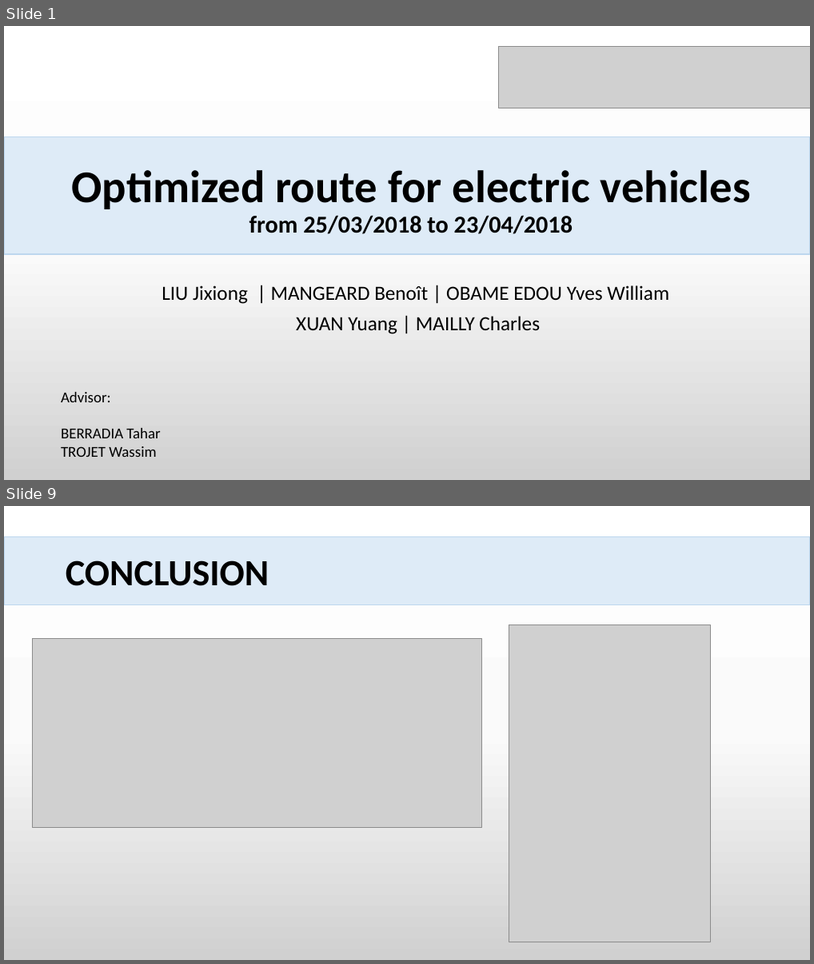
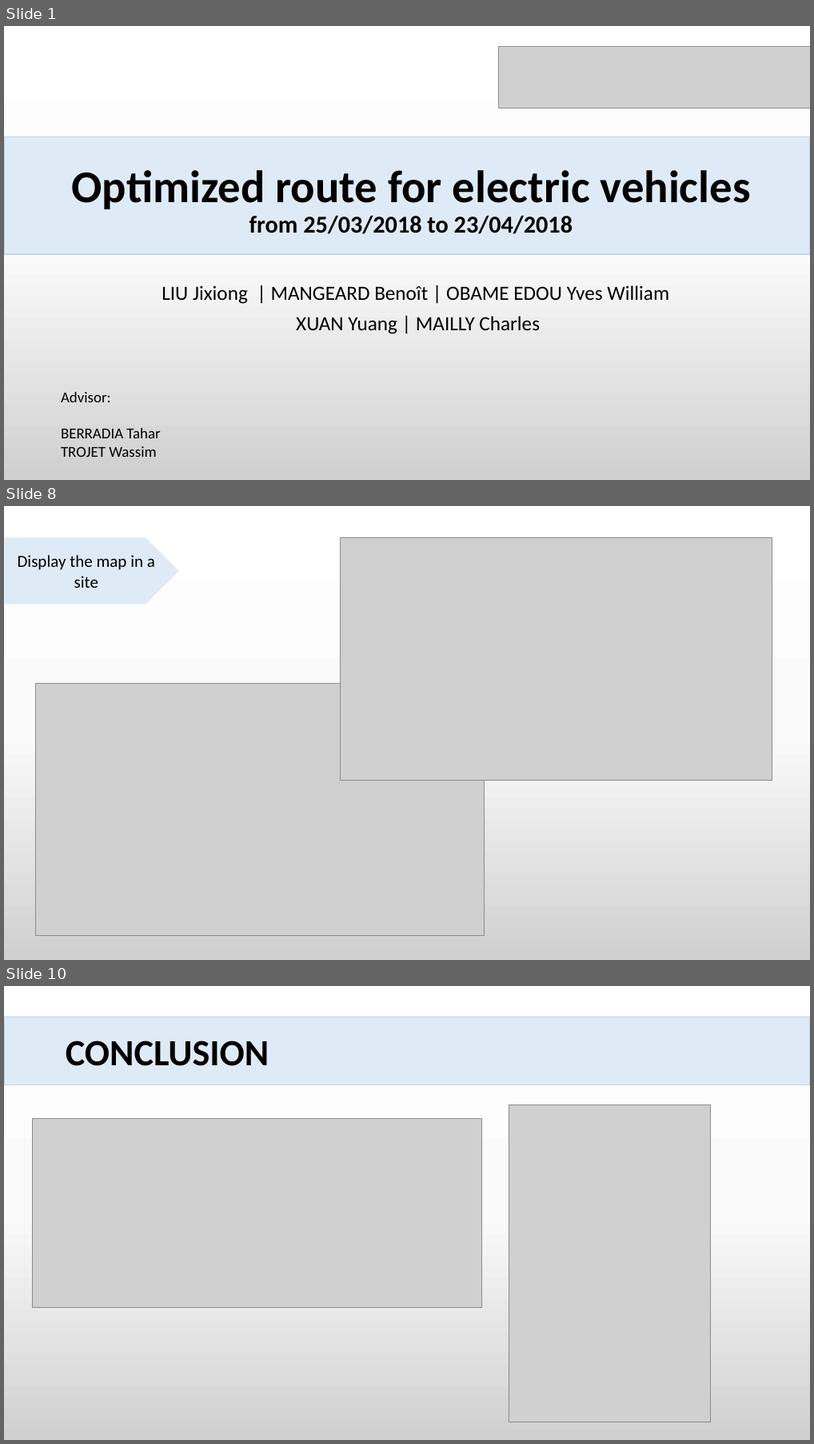
Before and after one commit to PS8-ItineraireOptimal/Documentation, a slide deck: presentation/Modifs_Yves.pptx. Shown one above the other, each under a label of ours: slides 1 and 9 before the commit, slides 1, 8 and 10 after it; the slides between them are not shown. The pictures are 814x964 and 814x1444 pixels, drawn with LibreOffice and Linux fonts; fonts in the diff are those of the drawing; grey boxes stand for pictures. Boxes give left, top, right and bottom in pixels: in the first picture for what was removed or moved away, otherwise in the second. Text is boxed around its words. In the diff, an @@ line names an element or a change of style, - is before the commit and + after.

```diff
--- a/presentation/Modifs_Yves.pptx
+++ b/presentation/Modifs_Yves.pptx
@@ slide 8 added at (4,506,810,960), background gradient #FFFFFF to #FBFBFB to #D1D1D1 @@
@@ pentagon arrow added at (4,537,180,605), fill #DEEBF7, outline #FFFFFF 1 pt @@
@@ picture added at (340,537,772,780) @@
@@ text added at (18,555,155,588), 20 pt, text #000000 @@
+Display the map in a site
@@ picture added at (35,683,485,936) @@
@@ what was slide 9 is now slide 10 @@
```
Also in this commit, not shown: 7 slides changed, 5 other files.
